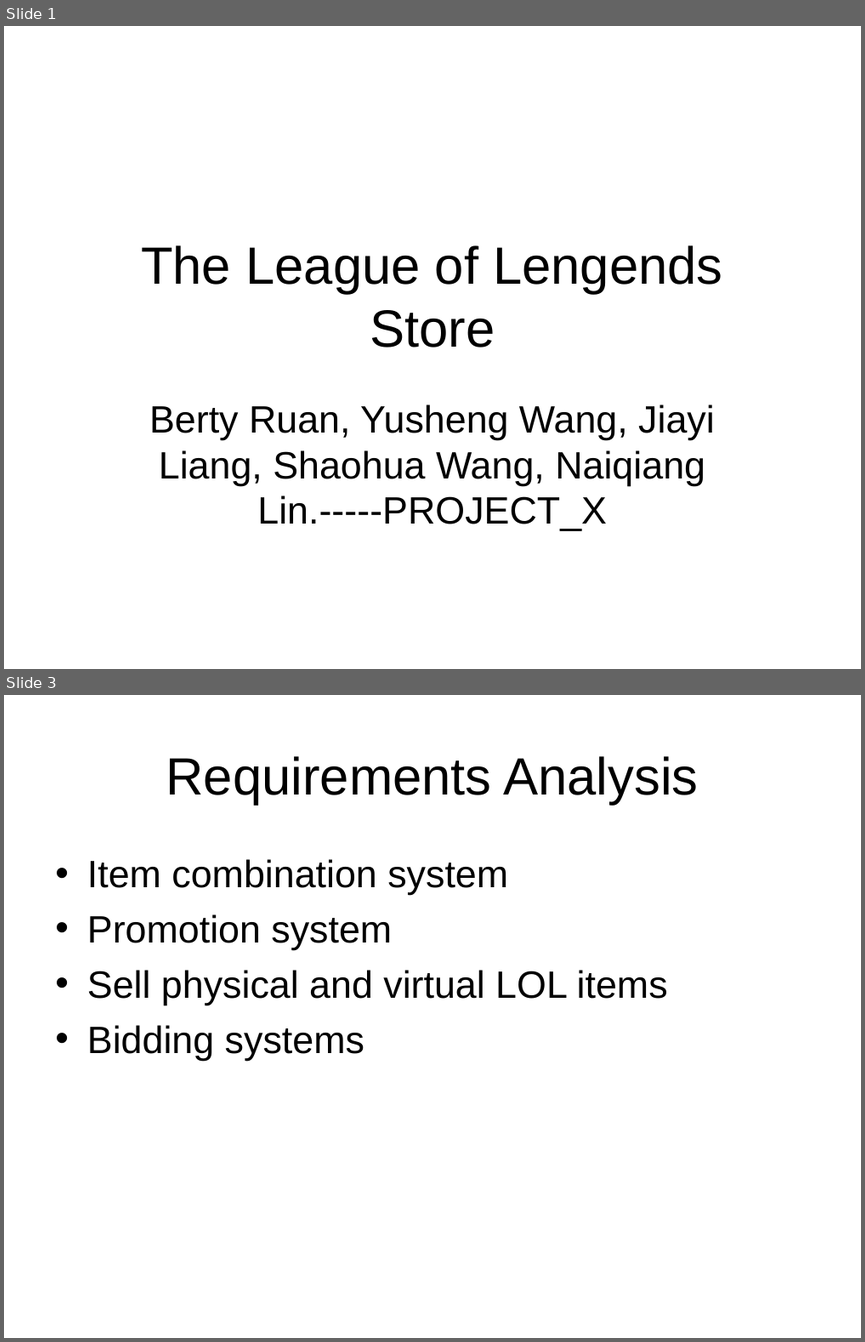
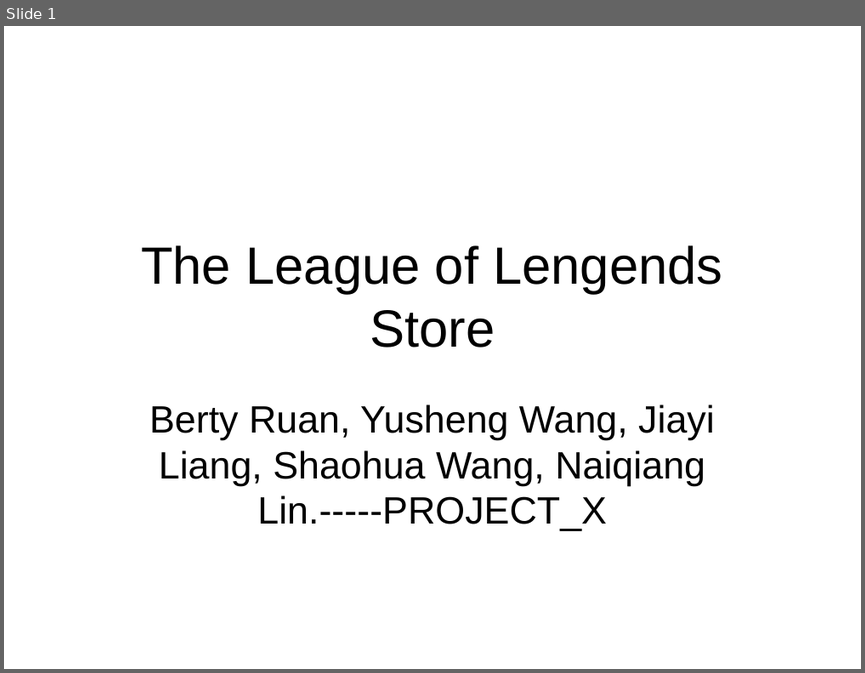
Before and after one commit to yvw5231/project, a slide deck: The League of Lengends Store.ppt. Shown one above the other, each under a label of ours: slides 1 and 3 before the commit, slide 1 after it; the slides between them are not shown. The pictures are 865x1342 and 865x673 pixels, drawn with LibreOffice and Linux fonts; fonts in the diff are those of the drawing; background and template pictures are left out. Boxes give left, top, right and bottom in pixels: in the first picture for what was removed or moved away, otherwise in the second. Text is boxed around its words. In the diff, an @@ line names an element or a change of style, - is before the commit and + after.

```diff
--- a/The League of Lengends Store.ppt
+++ b/The League of Lengends Store.ppt
@@ slide 3 removed at (x1=4, y1=695, x2=861, y2=1338), background picture (left out) @@
@@ title removed at (x1=166, y1=756, x2=698, y2=805) @@
-Requirements Analysis
@@ text removed at (x1=87, y1=859, x2=668, y2=1061) @@
-• Item combination system
-• Promotion system
-• Sell physical and virtual LOL items
-• Bidding systems
```
Also in this commit, not shown: 5 slides added, 3 other slides removed.
